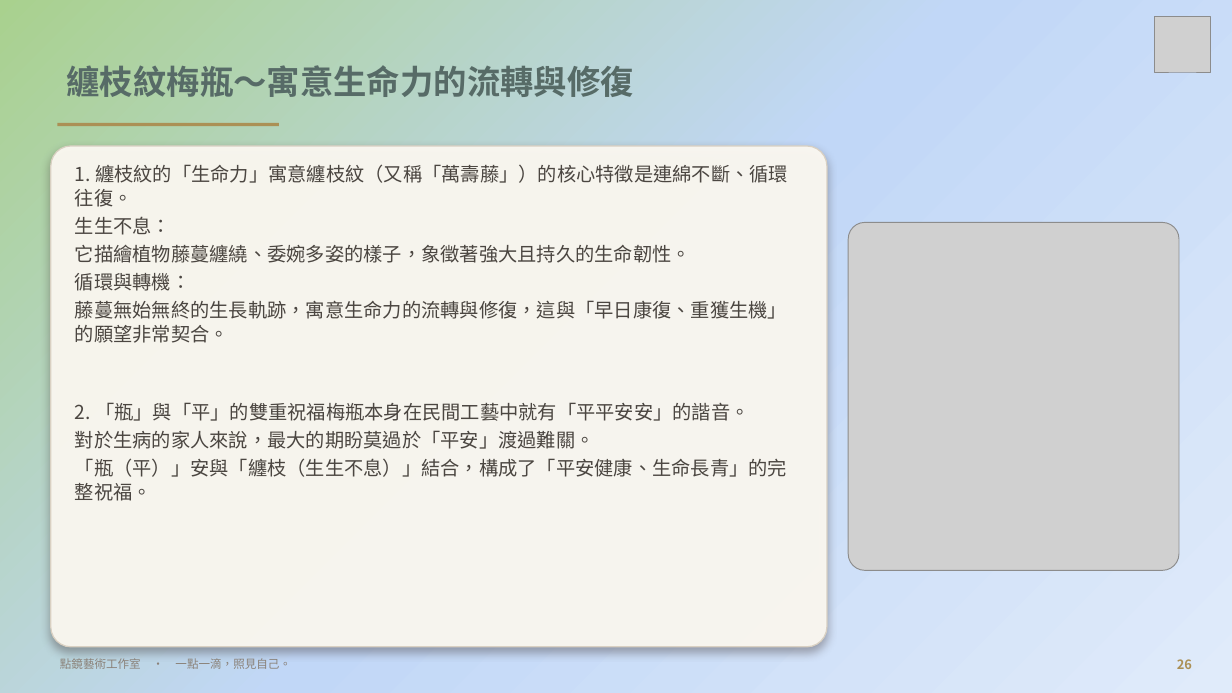
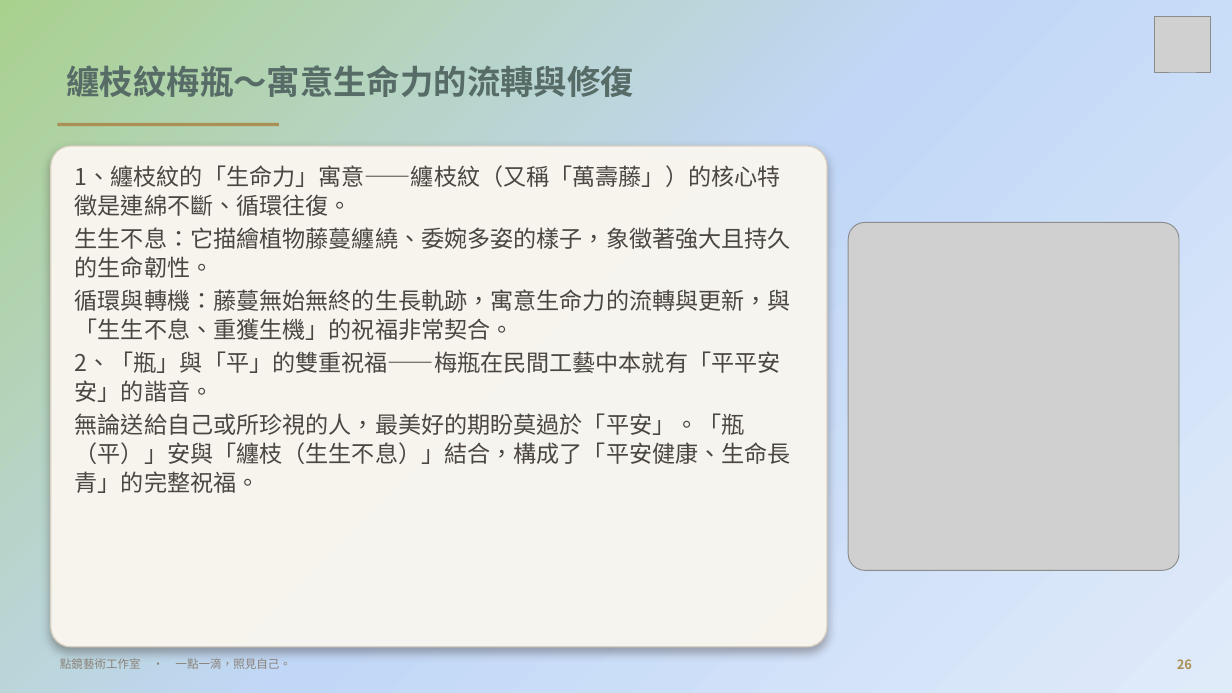
Before and after one commit to serina168/mandala-beginner, a slide deck: slide 26 of 繽紛五感體驗曼陀羅書籤畫_課程大綱.pptx. Drawn at 1232x693 pixels with LibreOffice and Linux fonts; fonts in the diff are those of the drawing; grey boxes stand for pictures; background and template pictures are left out. Boxes give left, top, right and bottom in pixels: in the first picture for what was removed or moved away, otherwise in the second. Text is boxed around its words. In the diff, an @@ line names an element or a change of style, - is before the commit and + after.

```diff
--- a/繽紛五感體驗曼陀羅書籤畫_課程大綱.pptx
+++ b/繽紛五感體驗曼陀羅書籤畫_課程大綱.pptx
@@ text at <box>75,165,791,493</box>: text changed; size 15 to 18 pt @@
-1. 纏枝紋的「生命力」寓意纏枝紋（又稱「萬壽藤」）的核心特徵是連綿不斷、循環往復。
-生生不息：
-它描繪植物藤蔓纏繞、委婉多姿的樣子，象徵著強大且持久的生命韌性。
-循環與轉機：
-藤蔓無始無終的生長軌跡，寓意生命力的流轉與修復，這與「早日康復、重獲生機」的願望非常契合。
-2. 「瓶」與「平」的雙重祝福梅瓶本身在民間工藝中就有「平平安安」的諧音。
-對於生病的家人來說，最大的期盼莫過於「平安」渡過難關。
-「瓶（平）」安與「纏枝（生生不息）」結合，構成了「平安健康、生命長青」的完整祝福。
+1、纏枝紋的「生命力」寓意——纏枝紋（又稱「萬壽藤」）的核心特徵是連綿不斷、循環往復。
+生生不息：它描繪植物藤蔓纏繞、委婉多姿的樣子，象徵著強大且持久的生命韌性。
+循環與轉機：藤蔓無始無終的生長軌跡，寓意生命力的流轉與更新，與「生生不息、重獲生機」的祝福非常契合。
+2、「瓶」與「平」的雙重祝福——梅瓶在民間工藝中本就有「平平安安」的諧音。
+無論送給自己或所珍視的人，最美好的期盼莫過於「平安」。「瓶（平）」安與「纏枝（生生不息）」結合，構成了「平安健康、生命長青」的完整祝福。
```
Also in this commit, not shown: 11 other slides changed, 1 other file.
